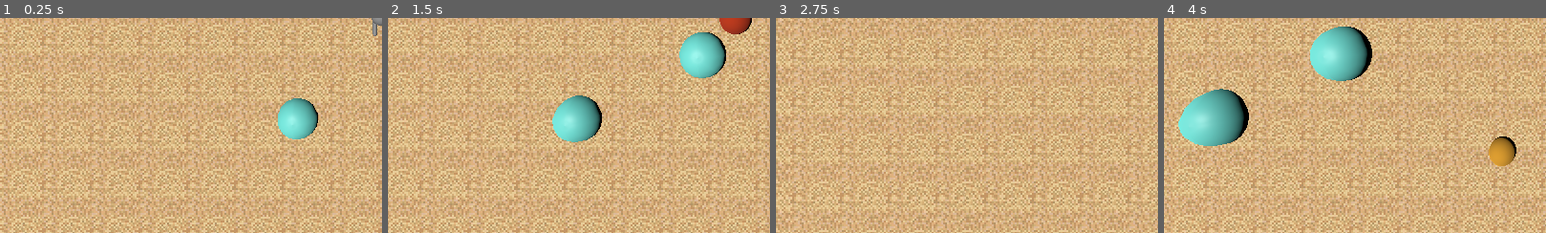
Above: before the commit, frames 1-4 (left to right).
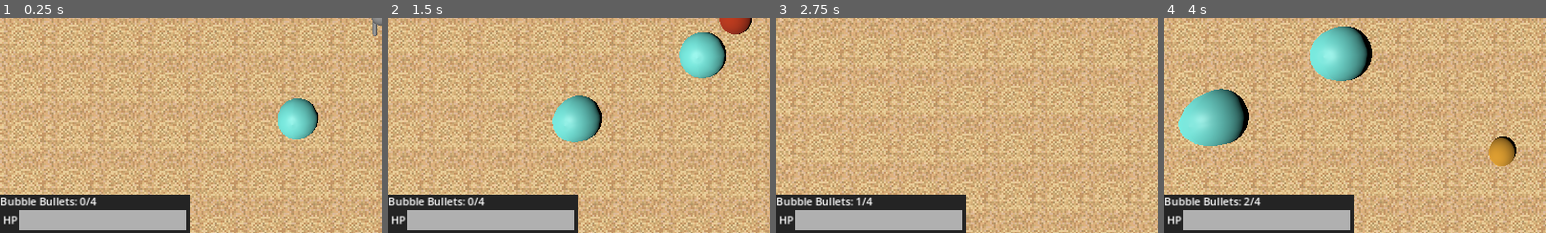
Above: after the commit, the same moments.

Repository: BlackBarman/GGJ_2025
Game: Godot game, scene res://Levels/level.tscn
Two runs of this game, one before a commit and one after it. Both use one fixed random seed, a clock stepped at 60 frames per second and the inputs below.
Inputs (mouse positions are % of the whole screen's width and height, from its top left):
- Up to frame 1 (0.25 s): no input
- Up to frame 2 (1.5 s): tap Enter (ui_accept) at 0.5, 0.77 s; move the mouse to (72, 45) at 0.52 s; press the mouse at (72, 45) at 0.53 s; hold Right (ui_right) 0.53-1.28 s; right-click (72, 45) at 0.8 s; move the mouse to (30, 55) at 1.27 s; release the mouse at (30, 55) at 1.28 s; hold Down (ui_down) from 1.28 s (still down); right-click (30, 55) at 1.35 s
- Up to frame 3 (2.75 s): tap Enter (ui_accept) at 1.52 s; click (30, 55) at 1.55 s; move the mouse to (60, 28) at 2.02 s; release Down (ui_down) at 2.03 s; press the mouse at (60, 28) at 2.03 s; hold Right (ui_right) from 2.03 s (still down); right-click (60, 28) at 2.3 s
- Up to frame 4 (4 s): move the mouse to (45, 70) at 2.77 s; release Right (ui_right) at 2.78 s; release the mouse at (45, 70) at 2.78 s; hold Up (ui_up) 2.78-3.53 s; right-click (45, 70) at 2.85 s; tap Enter (ui_accept) at 3.02, 3.77 s; click (45, 70) at 3.05 s; move the mouse to (80, 65) at 3.52 s; press the mouse at (80, 65) at 3.53 s; hold Left (ui_left) from 3.53 s (still down); right-click (80, 65) at 3.8 s
The pictures show only the part of the screen within x 0-50%, y 50-100%; the shares and areas given below are measured in that part.

The runs differ from the first frame. In frame 1, 8.8% of the frame differs, in the area x 0-50%, y 82-100%; in frame 2, 8.8%; in frame 3, 8.8%; in frame 4, 8.8%.

Commit message:
number of bubble bullets are now properly displayed in the UI

Diff:
--- a/ggj_2025/Globals/signal_bus.gd
+++ b/ggj_2025/Globals/signal_bus.gd
@@ -1,5 +1,7 @@
 extends Node
 
 signal BubbleBasePopped(bubble_base : BubbleBase)
+signal BubbleBulletSent()
 signal BubbleBulletPopped()
 signal PlayerDied()
+signal MaxBubbleBulletsSet(bubble_bullets : int)
--- a/ggj_2025/Levels/level.tscn
+++ b/ggj_2025/Levels/level.tscn
@@ -46,7 +46,7 @@
 bubble_base_2 = NodePath("../BubbleBase2")
 bubble_base_3 = NodePath("../BubbleBase3")
 
-[node name="CharacterBody3D" parent="." node_paths=PackedStringArray("camera") instance=ExtResource("6_81aot")]
+[node name="CharacterBody3D" parent="." node_paths=PackedStringArray("camera") groups=["PlayerGroup"] instance=ExtResource("6_81aot")]
 transform = Transform3D(1, 0, 0, 0, 1, 0, 0, 0, 1, 0, 0.5, 0)
 collision_layer = 13
 collision_mask = 13
--- /dev/null
+++ b/ggj_2025/bubble_bullets_counter.gd
@@ -0,0 +1,24 @@
+extends Label
+
+var bubble_bullets : int = 0
+var max_bullets : int = 3
+
+# Called when the node enters the scene tree for the first time.
+func _ready() -> void:
+	SignalBus.BubbleBulletSent.connect(_increase_counter)
+	SignalBus.BubbleBulletPopped.connect(_decrease_counter)
+	SignalBus.MaxBubbleBulletsSet.connect(_set_max_bullets)
+
+
+func _increase_counter():
+	bubble_bullets += 1
+	text = "Bubble Bullets: " + str(bubble_bullets) + "/" + str(max_bullets)
+
+func _decrease_counter():
+	bubble_bullets -= 1
+	text = "Bubble Bullets: " + str(bubble_bullets) + "/" + str(max_bullets)
+
+
+func _set_max_bullets(max_bubble_bullets: int):
+	max_bullets = max_bubble_bullets
+	text = "Bubble Bullets: " + str(bubble_bullets) + "/" + str(max_bullets)
--- a/ggj_2025/bubble_thrower.gd
+++ b/ggj_2025/bubble_thrower.gd
@@ -3,18 +3,21 @@
 @export var bubble_bullet : PackedScene
 @export var bubble_spawn_point : Node3D
 @export var bubble_spawn_point_2 : Node3D
-@export var max_bubble_bullets : int = 3
+@export var max_bubble_bullets : int = 4
 var current_bubble_bullets : int = 0
 
 var can_shoot = true
 
+
 # Called when the node enters the scene tree for the first time.
 func _ready() -> void:
 	SignalBus.BubbleBulletPopped.connect(_bubble_bullet_popped)
+	SignalBus.MaxBubbleBulletsSet.emit(max_bubble_bullets)
 
 
 # Called every frame. 'delta' is the elapsed time since the previous frame.
 func _process(_delta: float) -> void:
+
 	if Input.is_action_just_pressed("ui_launch_bubble") && can_shoot && current_bubble_bullets < max_bubble_bullets:
 		var new_bubble_bullet = bubble_bullet.instantiate() as BubbleBullet
 		new_bubble_bullet.global_position = bubble_spawn_point.global_position
@@ -24,6 +27,7 @@
 		get_tree().root.add_child(new_bubble_bullet)
 		can_shoot = false
 		current_bubble_bullets += 1
+		SignalBus.BubbleBulletSent.emit()
 		$Cooldown.start()
 
 
--- a/ggj_2025/character_body_3d.gd
+++ b/ggj_2025/character_body_3d.gd
@@ -24,8 +24,6 @@
 		%body.look_at(line_trace_result.position) # can also put an offset on the y axis
 		%body.rotation.z = 0
 		%body.rotation.x = 0
-
-	pass
 
 
 func _physics_process(delta: float) -> void:
@@ -68,4 +66,3 @@
 	if lives <= 0 :
 		SignalBus.PlayerDied.emit()
 		queue_free()
-	pass # Replace with function body.
--- a/ggj_2025/user_interface.tscn
+++ b/ggj_2025/user_interface.tscn
@@ -1,7 +1,8 @@
-[gd_scene load_steps=6 format=3 uid="uid://cg8dbagredl1y"]
+[gd_scene load_steps=10 format=3 uid="uid://cg8dbagredl1y"]
 
 [ext_resource type="Script" path="res://LevelIngredients/user_interface.gd" id="1_b1q2o"]
 [ext_resource type="Script" path="res://Levels/pause_screen.gd" id="2_3f7nt"]
+[ext_resource type="Script" path="res://bubble_bullets_counter.gd" id="3_37nnr"]
 
 [sub_resource type="StyleBoxFlat" id="StyleBoxFlat_gmecw"]
 bg_color = Color(0.408913, 0.742192, 0.398924, 1)
@@ -9,6 +10,15 @@
 [sub_resource type="StyleBoxEmpty" id="StyleBoxEmpty_i8tmj"]
 
 [sub_resource type="StyleBoxEmpty" id="StyleBoxEmpty_7j6wh"]
+
+[sub_resource type="StyleBoxFlat" id="StyleBoxFlat_pipvd"]
+bg_color = Color(0.688595, 0.688595, 0.688595, 1)
+
+[sub_resource type="StyleBoxFlat" id="StyleBoxFlat_5boye"]
+bg_color = Color(0.43677, 0.758577, 0.24322, 1)
+
+[sub_resource type="StyleBoxFlat" id="StyleBoxFlat_8m1d8"]
+bg_color = Color(0.6, 0.6, 0.6, 0)
 
 [node name="UserInterface" type="Control"]
 layout_mode = 3
@@ -243,6 +253,51 @@
 - the explosion also hurts the player and the bubble
 they have to protect"
 
+[node name="PlayerInfo" type="ColorRect" parent="."]
+layout_mode = 1
+anchors_preset = 2
+anchor_top = 1.0
+anchor_bottom = 1.0
+offset_top = -57.0
+offset_right = 287.0
+grow_vertical = 0
+color = Color(0.141176, 0.141176, 0.141176, 1)
+
+[node name="VBoxContainer" type="VBoxContainer" parent="PlayerInfo"]
+layout_mode = 1
+anchors_preset = 15
+anchor_right = 1.0
+anchor_bottom = 1.0
+offset_top = -2.0
+grow_horizontal = 2
+grow_vertical = 2
+theme_override_constants/separation = 1
+
+[node name="BubbleBulletsCounter" type="Label" parent="PlayerInfo/VBoxContainer"]
+layout_mode = 2
+text = " Bubble Bullets: 0/3"
+script = ExtResource("3_37nnr")
+
+[node name="HBoxContainer" type="HBoxContainer" parent="PlayerInfo/VBoxContainer"]
+layout_mode = 2
+theme_override_constants/separation = 2
+
+[node name="Label" type="Label" parent="PlayerInfo/VBoxContainer/HBoxContainer"]
+layout_mode = 2
+text = " HP"
+
+[node name="HPBar" type="ProgressBar" parent="PlayerInfo/VBoxContainer/HBoxContainer"]
+custom_minimum_size = Vector2(0, 30)
+layout_mode = 2
+size_flags_horizontal = 3
+theme_override_styles/background = SubResource("StyleBoxFlat_pipvd")
+theme_override_styles/fill = SubResource("StyleBoxFlat_5boye")
+show_percentage = false
+
+[node name="VSeparator" type="VSeparator" parent="PlayerInfo/VBoxContainer/HBoxContainer"]
+layout_mode = 2
+theme_override_styles/separator = SubResource("StyleBoxFlat_8m1d8")
+
 [connection signal="pressed" from="GameOverScreen/VBoxContainer/TryAgainButton" to="." method="_on_try_again_button_pressed"]
 [connection signal="pressed" from="PauseScreen/VBoxContainer/ResumeButton" to="PauseScreen" method="_on_resume_button_pressed"]
 [connection signal="pressed" from="PauseScreen/VBoxContainer/ShowControlsButton" to="PauseScreen" method="_on_show_controls_button_pressed"]
